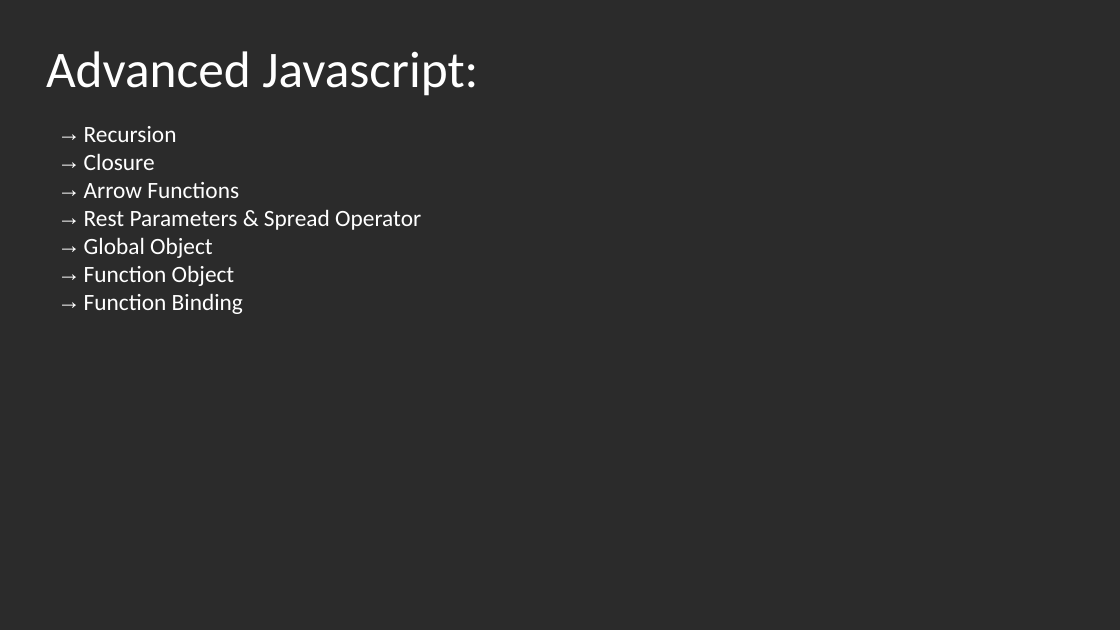
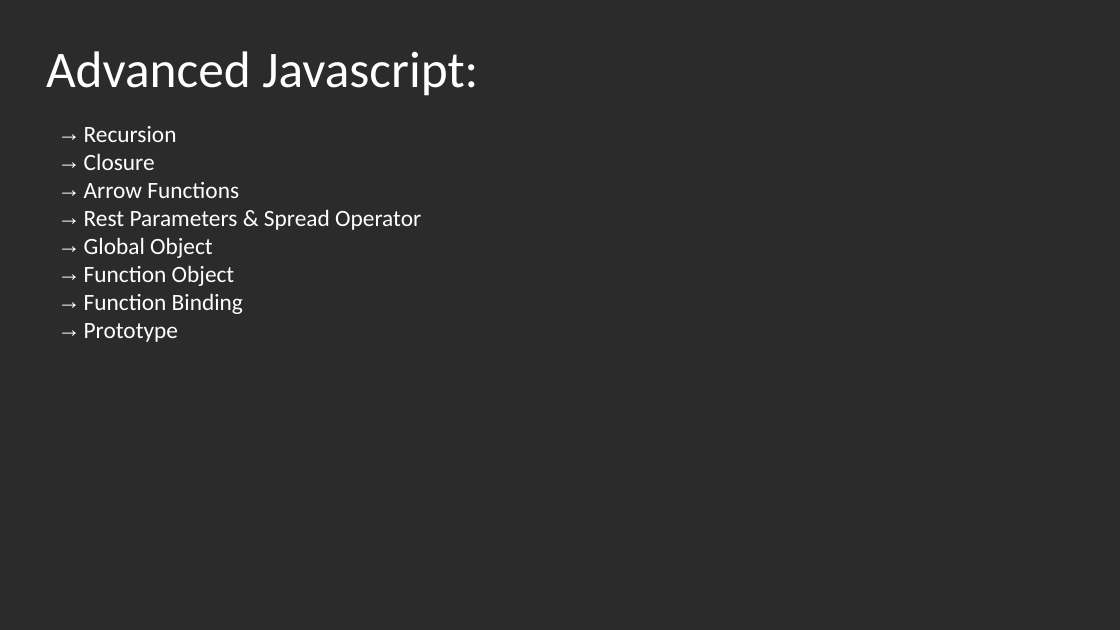
Before and after one commit to srinivasVelamala/HTML5AdvJSReact, a slide deck: slide 9 of AdvanceJSandTS/AdvJSandTS.pptx. Drawn at 1120x630 pixels with LibreOffice and Linux fonts; fonts in the diff are those of the drawing; background and template pictures are left out; a plain dark background stands for a picture behind light text. Boxes give left, top, right and bottom in pixels: in the first picture for what was removed or moved away, otherwise in the second. Text is boxed around its words. In the diff, an @@ line names an element or a change of style, - is before the commit and + after.

```diff
--- a/AdvanceJSandTS/AdvJSandTS.pptx
+++ b/AdvanceJSandTS/AdvJSandTS.pptx
@@ text at bbox=[84, 323, 178, 342]: paragraph added @@
+→ Prototype
```
Also in this commit, not shown: 2 other slides changed, 2 slides added, 6 other files.
